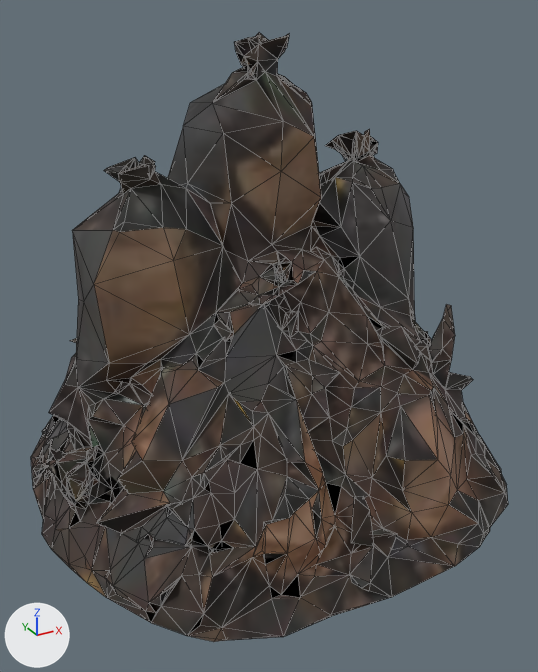
An edit to the glTF model packages/client/public/props/street_trash_pile.glb, drawn before and after from the same camera.
One viewpoint serves both versions: a 50 mm camera at (-0.758, -1.429, 1.044) aimed at (-0.008, -0.065, 0.362). Arrows for +X, +Y and +Z are at lower left; the lights stay in place. The picture after the commit comes second. Mesh edges are drawn as thin lines. Where no turn or scale is listed for an object, it has been applied to the vertices. Vertices at exactly the same position are counted once.

Before the edit, the objects in view are built like this:
```python
mat_meshy = principled_material('meshy')
mat_meshy.texture = img_albedo
mat_meshy.roughness = 0.8
me_mesh_0 = bpy.data.meshes.new('Mesh_0')
me_mesh_0.from_pydata(...)  # 1239 vertices, 2849 faces; spans x -0.559..0.559, y -0.561..0.561, z -0.5..0.5
me_mesh_0.materials.append(mat_meshy)  # picture img_albedo
ob_mesh_0 = bpy.data.objects.new('Mesh_0', me_mesh_0)
ob_mesh_0.location = (0.0, 0.0, 0.5)
```
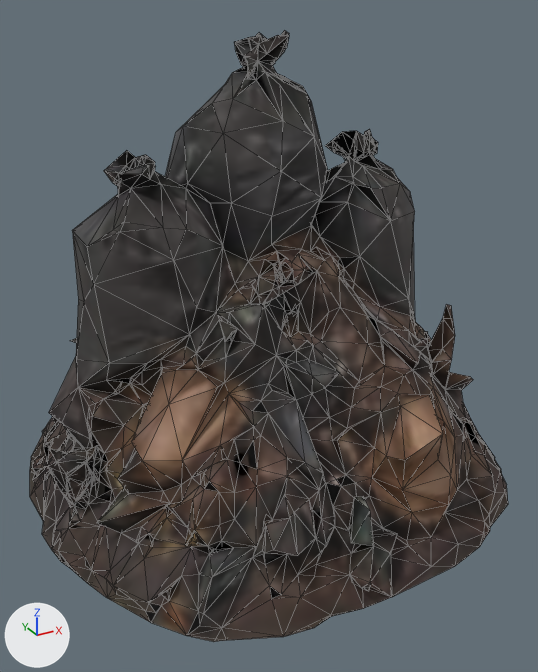
The newer file is also rescaled (x0.996) as a whole; pictures and numbers use the older file's frame.

Edits to the bpy script that builds the scene:
```text
Add img_normal:
    img_normal = load_image('normal', '_unpacked/normal', 256, 256, 'Non-Color')
Change mat_meshy:
    add n3 = _N.new('ShaderNodeNormalMap'); n3.name = 'Normal Map'
    add n3.uv_map = 'UVMap'
    add n4 = _N.new('ShaderNodeTexImage'); n4.name = 'Image Texture.001'
    add n4.image = img_normal
    where n0 = _N.new('ShaderNodeBsdfPrincipled'); n0.name = 'Principled BSDF'
    add _L.new(n3.outputs[0], n0.inputs[5])  # 'Normal' to 'Normal'
    add _L.new(n4.outputs[0], n3.inputs[1])  # 'Color' to 'Color'
Change me_mesh_0:
    used by ob_mesh_0; location = (0.0, 0.0, 0.5)
    remove me_mesh_0.from_pydata(...)  # 1239 vertices, 2849 faces; spans x -0.559..0.559, y -0.561..0.561, z -0.5..0.5
    add me_mesh_0.from_pydata(...)  # 1427 vertices, 3337 faces; spans x -0.559..0.559, y -0.561..0.561, z -0.5..0.504
    me_mesh_0 part 1: 8 vertices moved from x -0.513..0.482, y -0.221..0.185, z -0.476..0.009 to x -0.514..0.472, y -0.214..0.185, z -0.475..-0.025; 61 vertices removed from x -0.541..0.532, y -0.5..0.549, z -0.499..0.364; 248 vertices added at x -0.55..0.546, y -0.559..0.548, z -0.5..0.504
    me_mesh_0 part 2: 1 vertex added at x -0.182, y -0.555, z -0.499
    me_mesh_0 part 3: 1841 kept faces spanning x -0.559..0.559, y -0.555..0.561, z -0.499..0.5 get new texture (UV) coordinates
```

Location of each change, [x1, y1, x2, y2] in pixels of the pictures (538 x 672 px):
'Mesh_0', surface changed, reshaped: before [31, 33, 508, 642]; after [30, 30, 508, 642]
part 1 of me_mesh_0, built on: before [31, 84, 484, 570]; after [30, 30, 504, 636]
part 2 of me_mesh_0, added: after [284, 615, 331, 637]
part 3 of me_mesh_0, surface changed: [31, 33, 507, 642] in both
